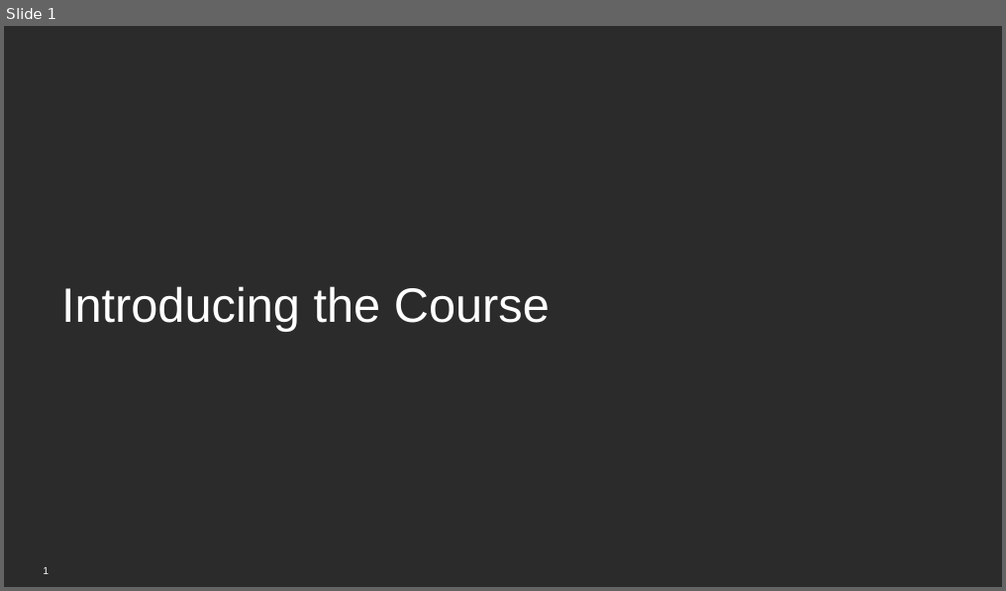
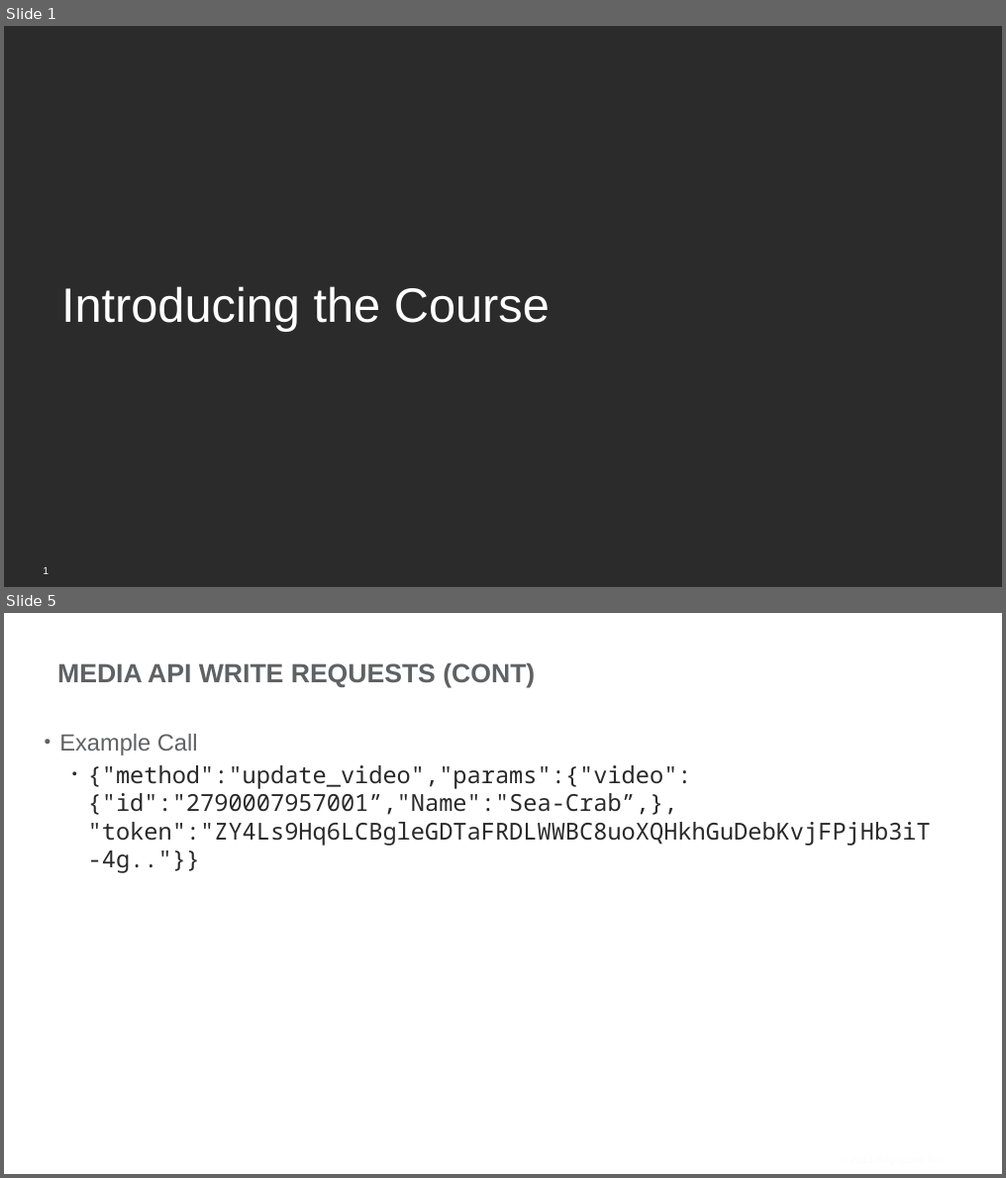
Before and after one commit to BrightcoveLearning/VideoCloudMediaAPI, a slide deck: VideoSessionsMaterials/Introducing.pptx. Shown one above the other, each under a label of ours: slide 1 before the commit, slides 1 and 5 after it; the slides between them are not shown. The pictures are 1006x591 and 1006x1178 pixels, drawn with LibreOffice and Linux fonts; fonts in the diff are those of the drawing; background and template pictures are left out; a plain dark background stands for a picture behind light text. Boxes give left, top, right and bottom in pixels: in the first picture for what was removed or moved away, otherwise in the second. Text is boxed around its words. In the diff, an @@ line names an element or a change of style, - is before the commit and + after.

```diff
--- a/VideoSessionsMaterials/Introducing.pptx
+++ b/VideoSessionsMaterials/Introducing.pptx
@@ slide 5 added at box(4, 613, 1002, 1174), background picture (left out) @@
@@ title added at box(57, 663, 535, 687), 36 pt, text #606163, bold @@
+MEDIA API WRITE REQUESTS (CONT)
@@ text added at box(59, 734, 931, 873), 32 pt, text #292929 @@
+• Example Call
+  • {"method":"update_video","params":{"video":{"id":"2790007957001”,"Name":"Sea-Crab”,}, "token":"ZY4Ls9Hq6LCBgleGDTaFRDLWWBC8uoXQHkhGuDebKvjFPjHb3iT-4g.."}}
@@ text added at box(835, 1152, 949, 1169), 14 pt, text #FBFCFF @@
+© 2013 Brightcove Inc.
```
Also in this commit, not shown: 2 slides changed, 1 other slide added, 2 slides removed.
